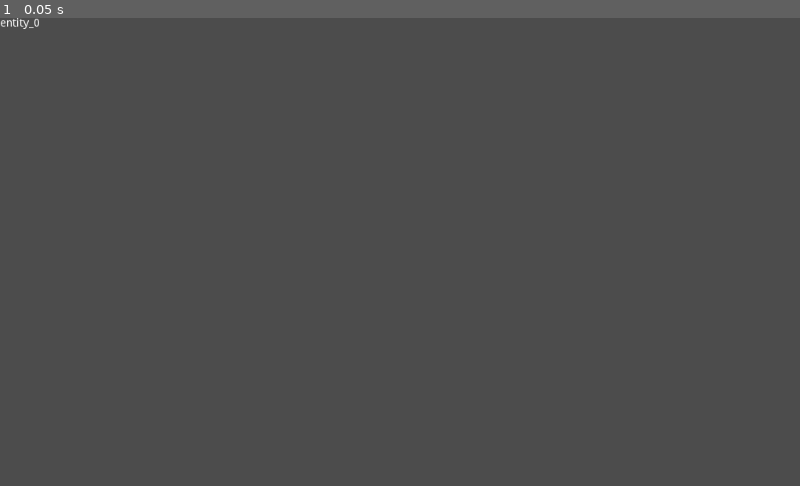
Above: before the commit, frame 1.
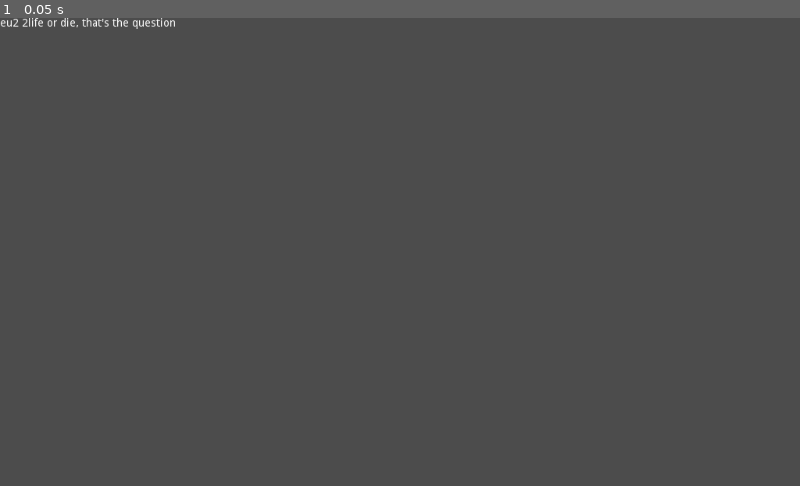
Above: after the commit, the same moment.

Repository: FrederickKDP/EveryDayQuote
Game: Godot game, scene res://Main.tscn
Same seed, same stepped clock (60 frames per second), same inputs: the game is played once before the commit and once after it.
Inputs:
- Up to frame 1 (0.05 s): no input

The runs differ from the first frame. In frame 1, 0.2% of the frame differs, in the area x 0-22%, y 0-3%.

Commit message:
Definitive quote style implemented

Diff:
--- a/JsonReader.gd
+++ b/JsonReader.gd
@@ -9,11 +9,15 @@
 
 # Called when the node enters the scene tree for the first time.
 func _ready():
+	randomize()
 	var file = File.new()
 	file.open("res://Quotes.txt", File.READ)
 	var content = file.get_as_text()
 	var json_read : JSONParseResult = JSON.parse(content)
-	var txt = (json_read.result["entities"][0]["name"])
+	var entities_size : int = json_read.result.size()
+	var entity = json_read.result[randi()%entities_size]
+	var txt = (entity["author"]+" "+entity["quote"])
+	print(entity["tags"])
 	emit_signal("file_read", txt)
 	file.close()
 	#return content
Not shown, added: Quotes - Copy.txt
Not shown, changed: Quotes.txt
